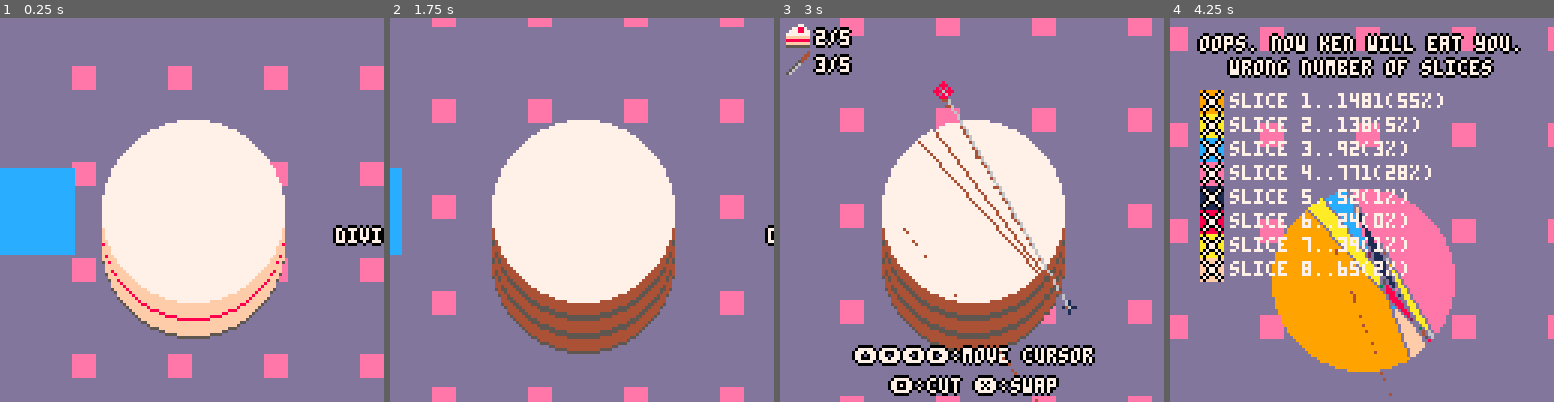
Above: before the commit, frames 1-4 (left to right).
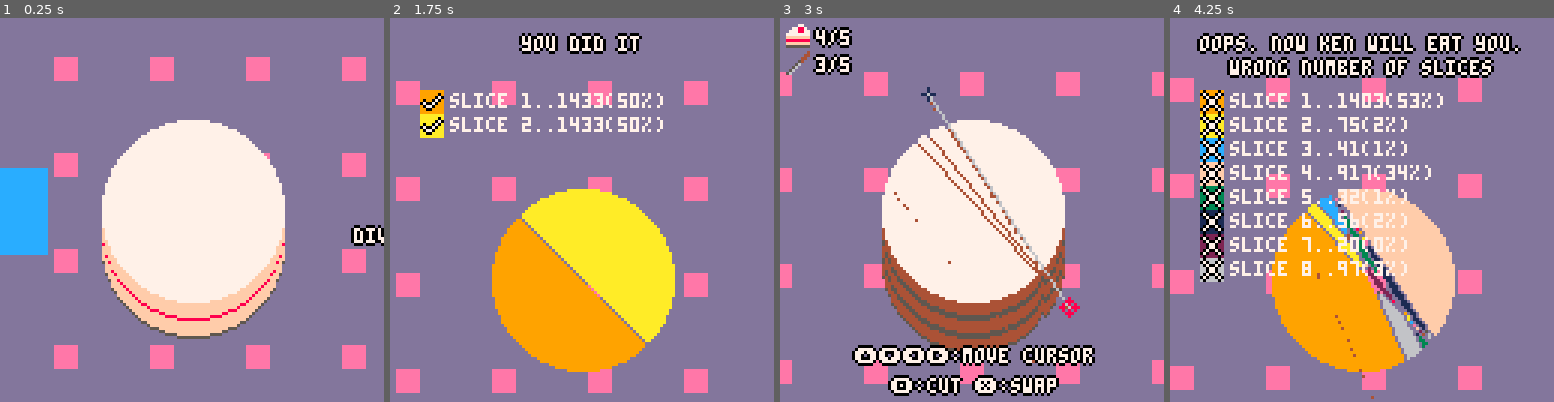
Above: after the commit, the same moments.

Repository: m-r-hunt/Pico-8-Carts
Game: PICO-8 cartridge cakecut.p8
Two runs of this game, one before a commit and one after it. Both use one fixed random seed, a clock stepped at 60 frames per second and the inputs below.
Inputs (mouse positions are in pixels of both pictures, inside the frame that each line leads up to):
- Up to frame 1 (0.25 s): no input
- Up to frame 2 (1.75 s): tap X (X key) at 0.33, 1.07 s; click (670, 121) at 0.67 s; tap O (Z key) at 0.7, 1.7 s; click (436, 267) at 1.22 s; hold Right from 1.6 s (still down)
- Up to frame 3 (3 s): click (887, 114) at 1.77 s; tap X (X key) at 1.85, 2.97 s; release Right at 2.1 s; tap O (Z key) at 2.1, 2.5, 2.9 s; hold Up 2.15-2.42 s; click (952, 259) at 2.32 s; hold Right from 2.47 s (still down); click (1014, 106) at 2.87 s
- Up to frame 4 (4.25 s): release Right at 3.03 s; hold Left 3.08-3.58 s; tap O (Z key) at 3.3, 3.7, 4.1 s; click (1465, 256) at 3.42 s; hold Down 3.63-3.97 s; click (1231, 102) at 3.97 s; hold Right from 4.02 s (still down); tap X (X key) at 4.08 s

The runs differ from the first frame. In frame 1, 10% of the frame differs, in the area x 12-100%, y 10-94%; in frame 2, 39%, in the area x 0-100%, y 0-100%; in frame 3, 12%; in frame 4, 19%.

Commit message:
More fiddling.

Diff:
--- a/cakecut.p8
+++ b/cakecut.p8
@@ -15,7 +15,7 @@
  leveln=1
  change_mode("level_intro")
 
- music(0)
+ music(10)
 end
 
 function _update()
@@ -54,6 +54,7 @@
   cls()
   levels[leveln][1]()
   copy_to_memory()
+  calculate_slices()
  end
 end
 
@@ -130,9 +131,9 @@
   particle_cut_line(x,y,x2,y2)
   copy_to_memory()
   cutn+=1
+  calculate_slices()
   local level=levels[leveln]
   if cutn>=level[2] then
-   calculate_slices()
    copy_to_memory()
    change_mode("end_transition")
    if #slices==level[3] and slices_equal() then
Not shown, changed: the music (__music__) section of cakecut.p8
Not shown, changed: the sound effects (__sfx__) section of cakecut.p8
